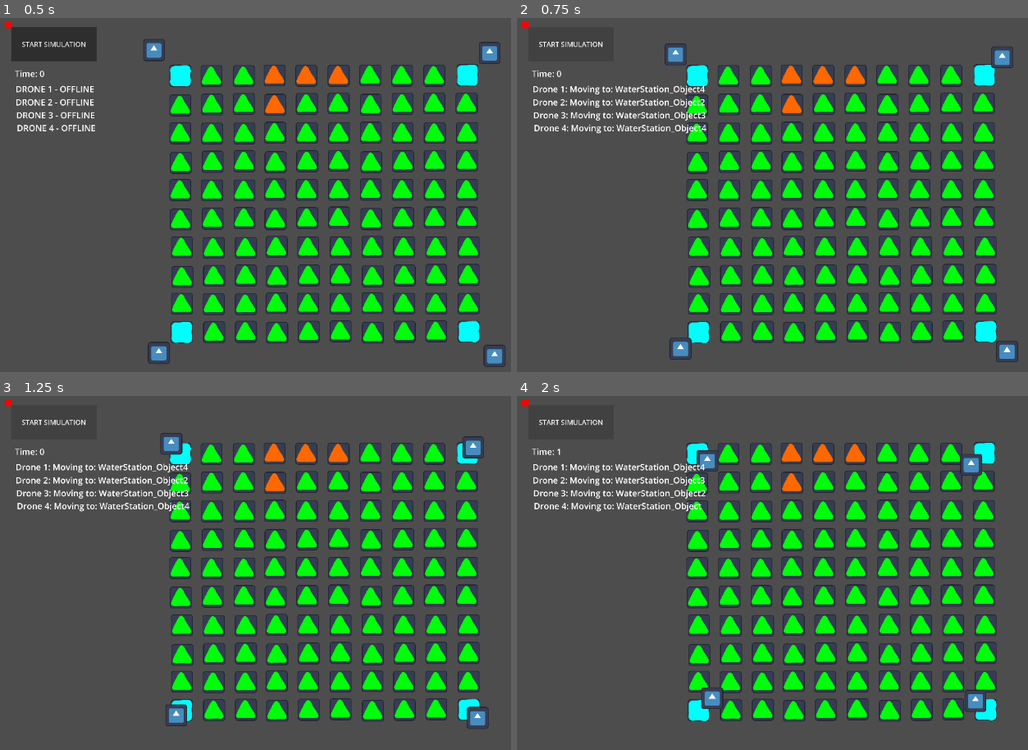
Above: before the commit, frames 1-4 (two rows, left to right).
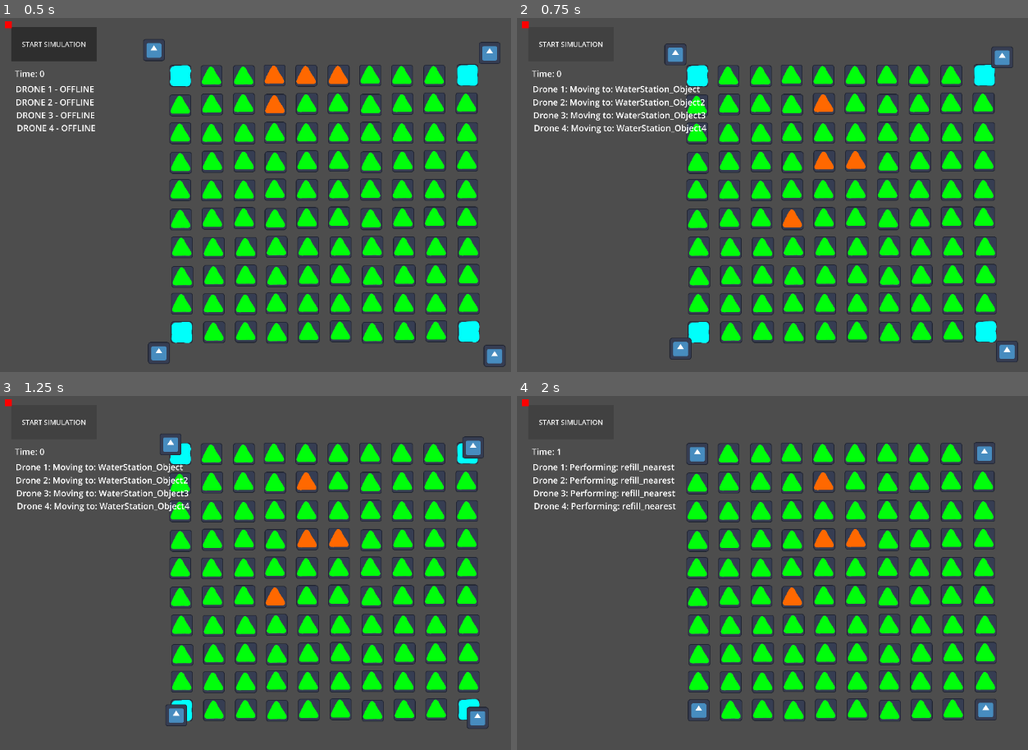
Above: after the commit, the same moments.

Repository: nabgit/Drone-Swarm-Using-GOAP-GA
Game: Godot game, scene res://Levels/main.tscn
Same seed, same stepped clock (60 frames per second), same inputs: the game is played once before the commit and once after it. The engine's default icon, where the game draws it, is replaced by a stand-in: a white triangle on a blue panel in a dark square.
Inputs:
- Up to frame 1 (0.5 s): no input
- Up to frame 2 (0.75 s): click "START SIMULATION" at 0.5 s
- Up to frame 3 (1.25 s): no input
- Up to frame 4 (2 s): click "START SIMULATION" at 1.25 s

Frame 1 is identical in both runs. In frame 2, 1.1% of the frame differs, in the area x 30-69%, y 8-60%; in frame 3, 1.2%; in frame 4, 3.7%, in the area x 10-94%, y 13-92%.

Commit message:
grid manager and game manager

Diff:
--- a/game_manager.gd
+++ b/game_manager.gd
@@ -1,36 +1,126 @@
 extends Node
 
-var simulation_started = false
-var timer = 0
+const ROUND_DURATION := 45.0
+const NUM_FIRES_PER_ROUND := 4
+const NUM_GENERATIONS := 10
+
+var generation := 0
+var round_timer := 0.0
+var round_active := false
 
 var drones: Array = []
+var drone_start_positions: Array = []
 
 @onready var timer_label = $"../CanvasLayer_UI/Control/Label-Timer"
 
+# Seed parents for generation 0.
+var alpha_parent := {
+	"extinguish_nearest": 1.0, "extinguish_newest": 1.0, "extinguish_oldest": 1.0,
+	"assist_drone": 1.0, "refill_nearest": 1.0, "refill_furthest": 1.0
+}
+var beta_parent := {
+	"extinguish_nearest": 2.0, "extinguish_newest": 0.5, "extinguish_oldest": 0.5,
+	"assist_drone": 0.3, "refill_nearest": 2.0, "refill_furthest": 0.2
+}
+
+
+func _ready():
+	drones = get_tree().get_nodes_in_group("drones")
+	for drone in drones:
+		drone_start_positions.append(drone.global_position)
+
+
 func start_simulation():
-	drones = get_tree().get_nodes_in_group("drones")
+	if round_active:
+		return
+	generation = 0
+	print("=== Starting evolutionary run (%d generations, %.0fs rounds) ===" % [NUM_GENERATIONS, ROUND_DURATION])
+	_start_generation_zero()
 
-	if drones.is_empty():
-		print("ERROR: No drones found in 'drones' group!")
+
+func _start_generation_zero():
+	var weight_sets = GeneticAlgorithm.evolve(alpha_parent, beta_parent, drones.size())
+	_begin_round(weight_sets)
+
+
+func _begin_round(weight_sets: Array):
+	_reset_world()
+	_ignite_fires()
+
+	for i in range(drones.size()):
+		drones[i].reset_for_round()
+		drones[i].initialize_goap(weight_sets[i])
+		drones[i].start_simulation()
+
+	round_timer = 0.0
+	round_active = true
+	print("--- Generation %d started ---" % generation)
+
+
+func _process(delta):
+	if not round_active:
 		return
 
-	var alpha_parent = {
-		"extinguish_nearest": 1.0, "extinguish_newest": 1.0, "extinguish_oldest": 1.0,
-		"assist_drone": 1.0, "refill_nearest": 1.0, "refill_furthest": 1.0
-	}
-	var beta_parent = {
-		"extinguish_nearest": 1.0, "extinguish_newest": 1.0, "extinguish_oldest": 1.0,
-		"assist_drone": 1.0, "refill_nearest": 1.0, "refill_furthest": 1.0
-	}
+	round_timer += delta
 
-	var new_populations = GeneticAlgorithm.evolve(alpha_parent, beta_parent, drones.size())
+	# End the round when all fires are out or time runs out.
+	var all_out := true
+	for f in get_tree().get_nodes_in_group("forest"):
+		if f.get("is_on_fire"):
+			all_out = false
+			break
 
+	if all_out or round_timer >= ROUND_DURATION:
+		_end_round()
+
+
+func _end_round():
+	round_active = false
+
+	for drone in drones:
+		drone.stop_simulation()
+
+	# Build population entries: weights + fitness.
+	var population := []
+	for drone in drones:
+		var metrics = drone.get_metrics()
+		var fitness = GeneticAlgorithm.compute_fitness(metrics)
+		population.append({
+			"weights": drone.get_weights(),
+			"fitness": fitness,
+		})
+
+	GeneticAlgorithm.log_generation_stats(generation, population)
+	generation += 1
+
+	if generation >= NUM_GENERATIONS:
+		print("=== Evolution complete after %d generations ===" % NUM_GENERATIONS)
+		return
+
+	# Evolve the next generation and start the next round after a brief pause.
+	var next_weights = GeneticAlgorithm.evolve_from_population(population, drones.size())
+	await get_tree().create_timer(1.5).timeout
+	_begin_round(next_weights)
+
+
+func _reset_world():
+	# Return drones to starting positions.
 	for i in range(drones.size()):
-		var drone = drones[i]
-		drone.initialize_goap(new_populations[i])
-		drone.start_simulation()
+		drones[i].global_position = drone_start_positions[i]
 
-	simulation_started = true
+	# Extinguish all fires and reset burn timers.
+	for f in get_tree().get_nodes_in_group("forest"):
+		f.is_on_fire = false
+		f.burn_timer = 0.0
+
+
+func _ignite_fires():
+	var forests = get_tree().get_nodes_in_group("forest")
+	var shuffled = forests.duplicate()
+	shuffled.shuffle()
+	var count = min(NUM_FIRES_PER_ROUND, shuffled.size())
+	for i in range(count):
+		shuffled[i].is_on_fire = true
 
 
 func _on_button_pressed() -> void:
--- /dev/null
+++ b/grid_manager.gd
@@ -0,0 +1,204 @@
+class_name GridManager
+extends Node
+
+const GRID_SIZE := 10
+const BURN_DEATH_TIME := 100
+const SPREAD_CHECK_INTERVAL := 10
+const DEPLOYMENT_THRESHOLD := 0.10
+
+# cells[col][row] holds the scene node at that grid position.
+var cells: Array = []
+var grid_origin := Vector2.ZERO
+var cell_size := Vector2.ZERO
+var total_forest := 0
+
+
+func initialize(forests: Array, water_stations: Array) -> void:
+	# Find corner water stations to determine grid geometry.
+	var min_x := INF
+	var min_y := INF
+	var max_x := -INF
+	var max_y := -INF
+	for ws in water_stations:
+		min_x = minf(min_x, ws.position.x)
+		min_y = minf(min_y, ws.position.y)
+		max_x = maxf(max_x, ws.position.x)
+		max_y = maxf(max_y, ws.position.y)
+
+	grid_origin = Vector2(min_x, min_y)
+	cell_size = Vector2(
+		(max_x - min_x) / float(GRID_SIZE - 1),
+		(max_y - min_y) / float(GRID_SIZE - 1)
+	)
+
+	# Initialize empty grid.
+	cells = []
+	for col in range(GRID_SIZE):
+		var column: Array = []
+		column.resize(GRID_SIZE)
+		cells.append(column)
+
+	# Place all nodes on the grid.
+	var all_nodes: Array = forests.duplicate()
+	all_nodes.append_array(water_stations)
+
+	for node in all_nodes:
+		var gp := world_to_grid(node.position)
+		gp.x = clampi(gp.x, 0, GRID_SIZE - 1)
+		gp.y = clampi(gp.y, 0, GRID_SIZE - 1)
+		cells[gp.x][gp.y] = node
+		node.grid_coord = gp
+
+	total_forest = forests.size()
+	print("GridManager: Initialized %dx%d grid. Origin=%s, CellSize=%s, Forests=%d" % [
+		GRID_SIZE, GRID_SIZE, grid_origin, cell_size, total_forest])
+
+
+func world_to_grid(pos: Vector2) -> Vector2i:
+	return Vector2i(
+		roundi((pos.x - grid_origin.x) / cell_size.x),
+		roundi((pos.y - grid_origin.y) / cell_size.y)
+	)
+
+
+func grid_to_world(grid_pos: Vector2i) -> Vector2:
+	return Vector2(
+		grid_origin.x + grid_pos.x * cell_size.x,
+		grid_origin.y + grid_pos.y * cell_size.y
+	)
+
+
+func get_adjacent_cells(cell: Vector2i) -> Array[Vector2i]:
+	var neighbors: Array[Vector2i] = []
+	for offset in [Vector2i(0, -1), Vector2i(0, 1), Vector2i(-1, 0), Vector2i(1, 0)]:
+		var n := cell + offset
+		if n.x >= 0 and n.x < GRID_SIZE and n.y >= 0 and n.y < GRID_SIZE:
+			neighbors.append(n)
+	return neighbors
+
+
+func find_path(from: Vector2i, to: Vector2i) -> Array[Vector2i]:
+	if from == to:
+		return [from]
+
+	var visited := {}
+	var parent := {}
+	var queue: Array[Vector2i] = [from]
+	visited[from] = true
+
+	while not queue.is_empty():
+		var current := queue.pop_front() as Vector2i
+		if current == to:
+			# Reconstruct path.
+			var path: Array[Vector2i] = []
+			var step := to
+			while step != from:
+				path.push_front(step)
+				step = parent[step]
+			path.push_front(from)
+			return path
+
+		for neighbor in get_adjacent_cells(current):
+			if not visited.has(neighbor):
+				visited[neighbor] = true
+				parent[neighbor] = current
+				queue.append(neighbor)
+
+	# No path found (shouldn't happen on full 10x10 grid).
+	return []
+
+
+func tick_fire() -> void:
+	for col in range(GRID_SIZE):
+		for row in range(GRID_SIZE):
+			var node = cells[col][row]
+			if node == null:
+				continue
+			if not node.get("is_on_fire"):
+				continue
+			if node.get("is_dead"):
+				continue
+
+			node.burn_timer += 1
+
+			if node.burn_timer >= BURN_DEATH_TIME:
+				node.kill()
+				continue
+
+			if node.burn_timer % SPREAD_CHECK_INTERVAL == 0:
+				_attempt_spread(Vector2i(col, row), node.burn_timer)
+
+
+func _attempt_spread(cell: Vector2i, burn_time: int) -> void:
+	var probability := burn_time / 100.0
+	var neighbors := get_adjacent_cells(cell)
+
+	# Collect valid spread candidates.
+	var candidates: Array[Vector2i] = []
+	for n in neighbors:
+		var node = cells[n.x][n.y]
+		if node == null:
+			continue
+		if node.get("is_on_fire") or node.get("is_dead"):
+			continue
+		if node.is_in_group("forest"):
+			candidates.append(n)
+
+	if candidates.is_empty():
+		return
+
+	# Pick one random candidate and roll.
+	var target_pos: Vector2i = candidates[randi() % candidates.size()]
+	if randf() < probability:
+		var target_node = cells[target_pos.x][target_pos.y]
+		target_node.is_on_fire = true
+
+
+func should_deploy_drones() -> bool:
+	var burning_or_dead := 0
+	for col in range(GRID_SIZE):
+		for row in range(GRID_SIZE):
+			var node = cells[col][row]
+			if node == null:
+				continue
+			if not node.is_in_group("forest"):
+				continue
+			if node.get("is_on_fire") or node.get("is_dead"):
+				burning_or_dead += 1
+	return float(burning_or_dead) / float(total_forest) >= DEPLOYMENT_THRESHOLD
+
+
+func get_burning_cells() -> Array:
+	var burning: Array = []
+	for col in range(GRID_SIZE):
+		for row in range(GRID_SIZE):
+			var node = cells[col][row]
+			if node == null:
+				continue
+			if node.get("is_on_fire") and not node.get("is_dead"):
+				burning.append(node)
+	return burning
+
+
+func get_forest_alive_count() -> int:
+	var count := 0
+	for col in range(GRID_SIZE):
+		for row in range(GRID_SIZE):
+			var node = cells[col][row]
+			if node == null:
+				continue
+			if not node.is_in_group("forest"):
+				continue
+			if not node.get("is_dead"):
+				count += 1
+	return count
+
+
+func reset() -> void:
+	for col in range(GRID_SIZE):
+		for row in range(GRID_SIZE):
+			var node = cells[col][row]
+			if node == null:
+				continue
+			if node.is_in_group("forest") and node.has_method("reset"):
+				node.reset()
